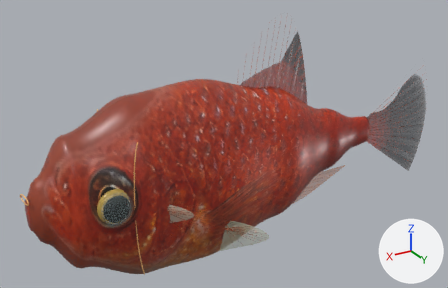
The glTF model assets/species/platy-desktop.glb, before and after one commit.
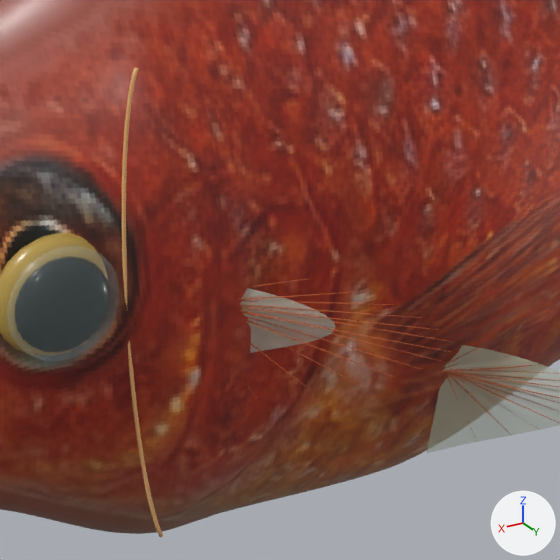
Each version is shown whole from a 50 mm lens placed at (0.375, 0.593, 0.325), pointed at (0.007, -0.02, 0.018), then close up on the part from 22% to 58% of the width and 43% to 98% of the height. Every picture has the same lights, and +X, +Y and +Z are marked at lower right. The first two pictures are the older version. Both versions are drawn at full value of the shape key 'female' of 'pectoral-left'; the numbers are the values there. Vertices at exactly the same position are counted once.

Objects in the first close-up: 'dorsal-ray', 'eye-cornea--1', 'eye-iris--1', 'operculum', 'pectoral-left', 'pelvic-left', 'skin'.
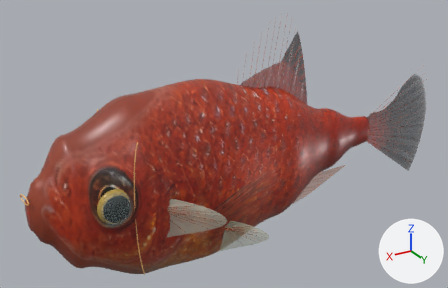
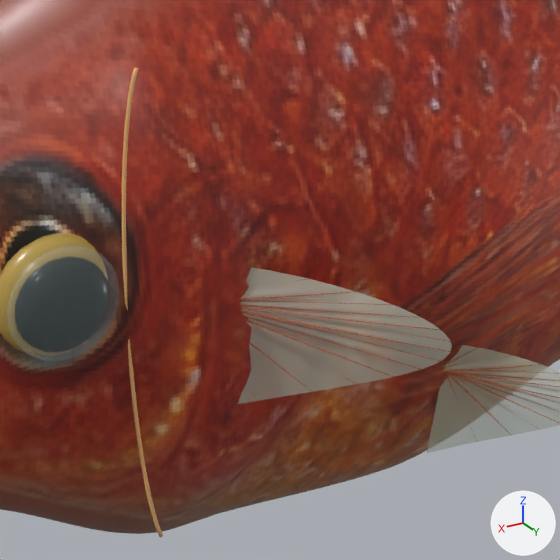
What differs and where, as boxes [x1, y1, x2, y2] in the close-ups (560 x 560 px):
'pectoral-left', reshaped
    before: [239, 288, 335, 353]
    after: [238, 267, 452, 404]

What changed in the scene script:
```text
Change me_pectoral_left_004:
    used by ob_pectoral_left; location = (0.0, 0.0, 0.0)
    remove me_pectoral_left_004.from_pydata(...)  # 275 vertices, 480 faces; spans x 0.1028..0.1457, y 0.0514..0.0781, z -0.0231..0.0077
    add me_pectoral_left_004.from_pydata(...)  # 275 vertices, 480 faces; spans x 0.0737..0.1457, y 0.0514..0.0982, z -0.0405..0.0135
    me_pectoral_left_004 part 1: 250 of 275 vertices moved; they spanned x 0.1028..0.1457, y 0.0514..0.0781, z -0.0231..0.0077 and now span x 0.0737..0.1457, y 0.0514..0.0982, z -0.0405..0.0135; mean shift (-0.0104, 0.0068, -0.0032); largest move (0.1028, 0.0781, -0.0077) -> (0.0737, 0.0982, -0.0135)
```
